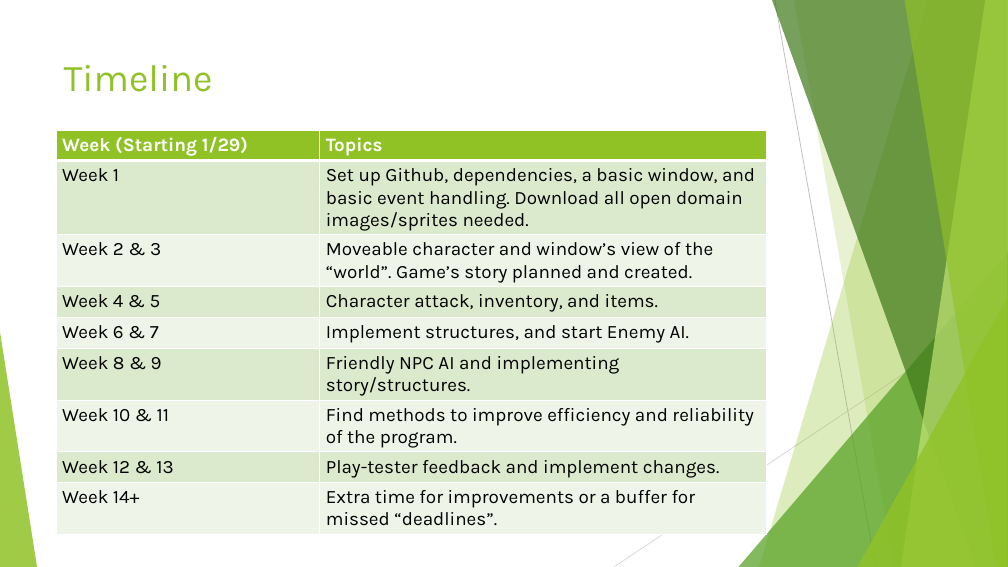
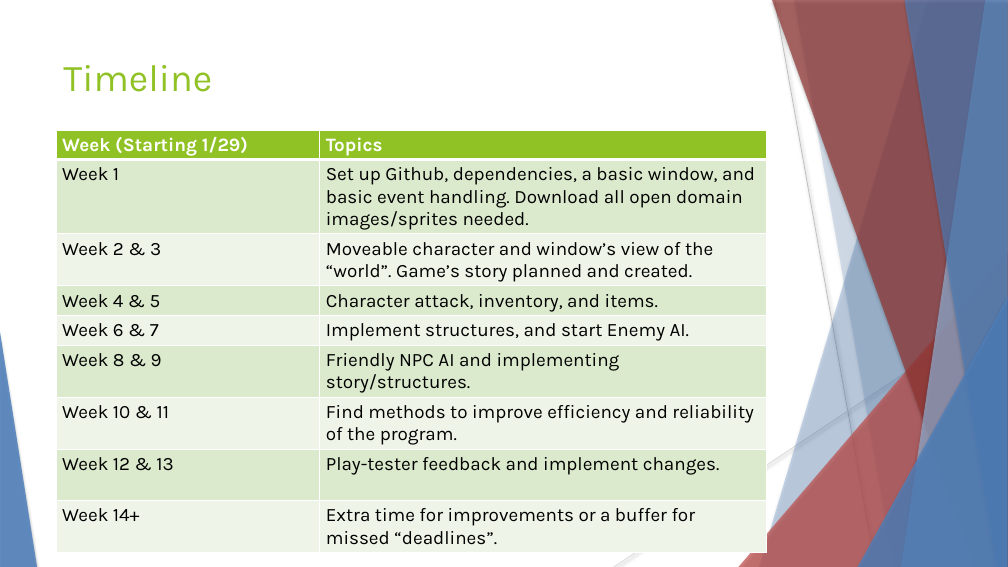
Before and after one commit to hanselrd/bubble-warrior-adventures, a slide deck: slide 7 of docs/presentation.pptx. Drawn at 1008x567 pixels with LibreOffice and Linux fonts; fonts in the diff are those of the drawing. Boxes give left, top, right and bottom in pixels: in the first picture for what was removed or moved away, otherwise in the second. Text is boxed around its words. In the diff, an @@ line names an element or a change of style, - is before the commit and + after.

```diff
--- a/docs/presentation.pptx
+++ b/docs/presentation.pptx
@@ freeform shape at bbox=[759, 0, 1008, 567]: fill #90C226 at 30% opacity to #4F81BD at 30% opacity; shadow on @@
@@ freeform shape at bbox=[772, 0, 1008, 567]: fill #3F7819 at 70% opacity to #953735 at 70% opacity; shadow on @@
@@ line (775, 0) - (876, 567): stroke #BFBFBF 0.75 pt to #BFBFBF 0.74 pt @@
@@ freeform shape at bbox=[794, 0, 1008, 567]: fill #90C226 at 20% opacity to #4F81BD at 20% opacity; shadow on; outline redrawn @@
@@ freeform shape at bbox=[901, 0, 1008, 567]: fill #C0E474 at 70% opacity to #95B3D7 at 70% opacity; shadow on @@
@@ freeform shape at bbox=[904, 0, 1008, 567]: fill #90C226 at 65% opacity to #4F81BD at 65% opacity; shadow on @@
@@ table at bbox=[56, 130, 767, 549] @@
@@ fill #DBE9CD to #DBE9CC in 8 cells @@
@@ fill #EEF4E8 to #EEF4E7 in 8 cells @@
@@ borders changed @@
@@ triangle at bbox=[739, 252, 1008, 567]: fill #54A021 at 72% opacity to #C0504D at 72% opacity; shadow on @@
@@ triangle at bbox=[858, 297, 1008, 567]: fill #90C226 at 80% opacity to #4F81BD at 80% opacity; shadow on @@
@@ line (1008, 305) - (614, 567): stroke #D9D9D9 0.75 pt to #D9D9D9 0.74 pt @@
@@ triangle at bbox=[0, 332, 37, 567]: fill #90C226 at 85% opacity to #4F81BD at 85% opacity; shadow on @@
```
Also in this commit, not shown: 5 other slides changed, 1 slide added, 1 slide removed.
